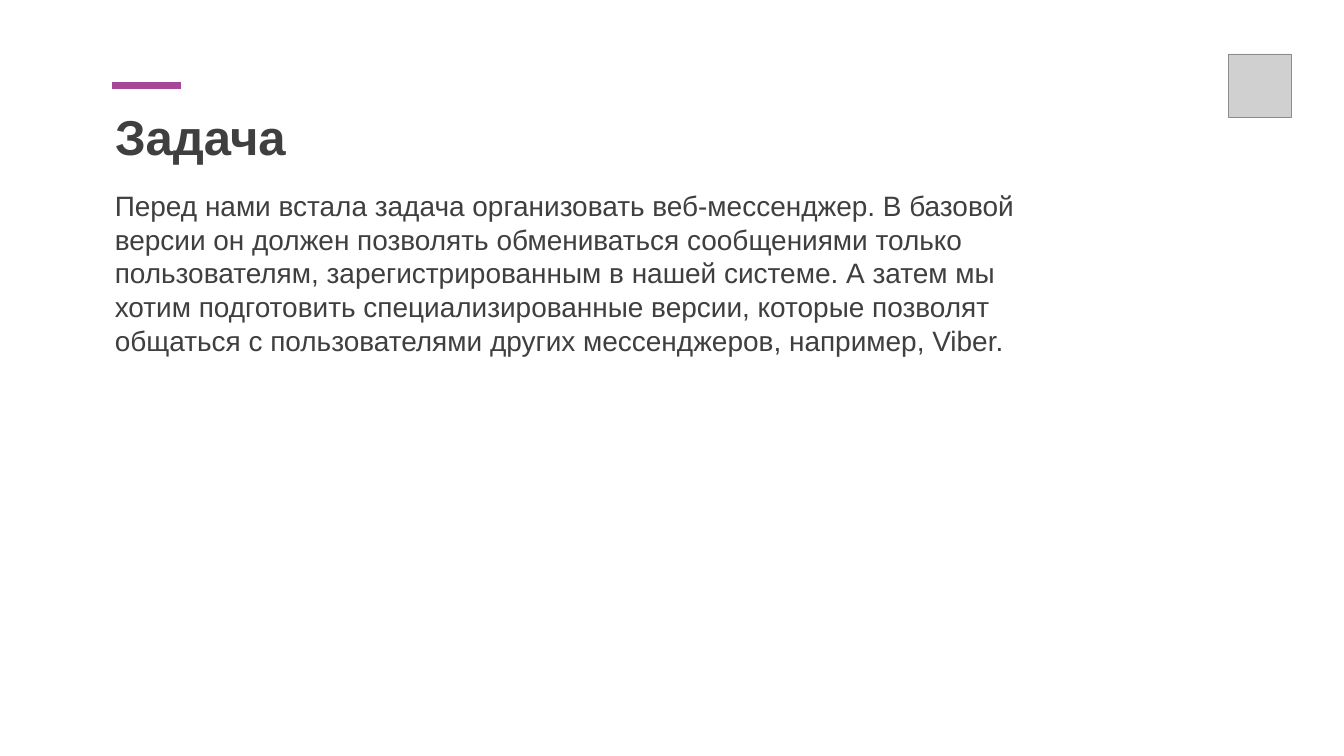
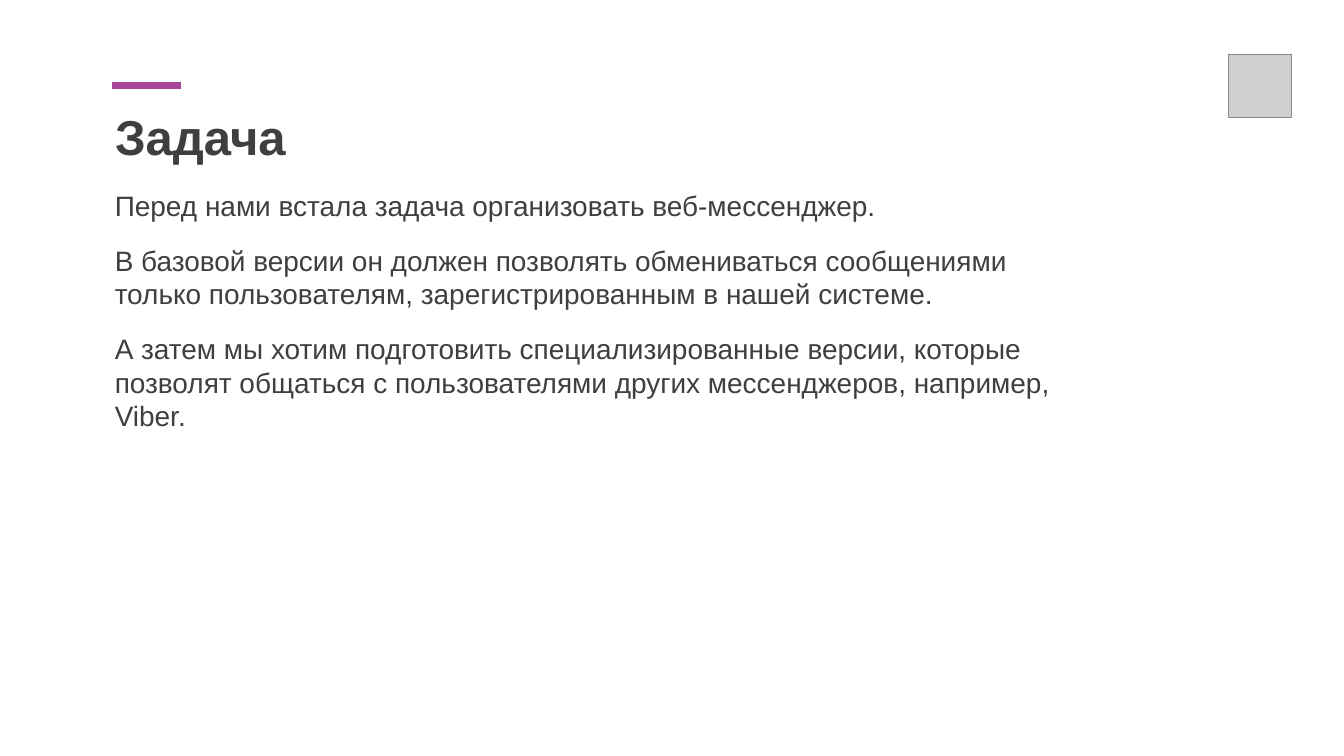
Before and after one commit to dustyo-O/netology-ajs7-ci2, a slide deck: slide 8 of power-point/6-classes.pptx. Drawn at 1344x756 pixels with LibreOffice and Linux fonts; fonts in the diff are those of the drawing; grey boxes stand for pictures. Boxes give left, top, right and bottom in pixels: in the first picture for what was removed or moved away, otherwise in the second. Text is boxed around its words. In the diff, an @@ line names an element or a change of style, - is before the commit and + after.

```diff
--- a/power-point/6-classes.pptx
+++ b/power-point/6-classes.pptx
@@ text at <box>115,195,1049,427</box>: text changed @@
-Перед нами встала задача организовать веб-мессенджер. В базовой версии он должен позволять обмениваться сообщениями только пользователям, зарегистрированным в нашей системе. А затем мы хотим подготовить специализированные версии, которые позволят общаться с пользователями других мессенджеров, например, Viber.
+Перед нами встала задача организовать веб-мессенджер.
+В базовой версии он должен позволять обмениваться сообщениями только пользователям, зарегистрированным в нашей системе.
+А затем мы хотим подготовить специализированные версии, которые позволят общаться с пользователями других мессенджеров, например, Viber.
```
Also in this commit, not shown: 4 other slides changed, 3 other files.
